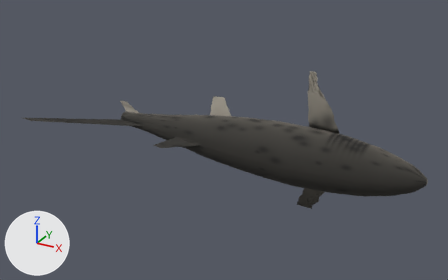
What one commit did to the glTF model prototypes/04-sevengill-rig/demo/sevengill_rigged.glb.
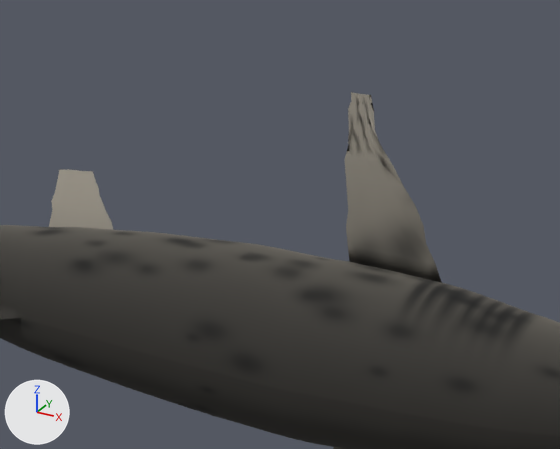
Each version is shown whole from a 50 mm camera at (0.594, -1.246, 0.62) aimed at (-0.079, -0.022, 0.008), then close up on the part from 43% to 85% of the width and 14% to 67% of the height. Every picture has the same lights, and +X, +Y and +Z are marked at lower left. The older version's two pictures come first. Vertices at exactly the same position are counted once.

The first close-up shows 'sevengill_mesh'.
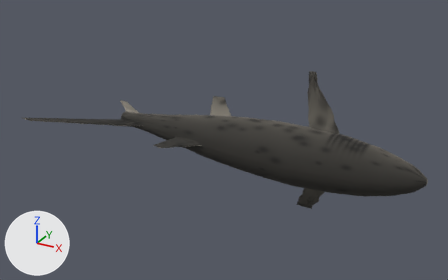
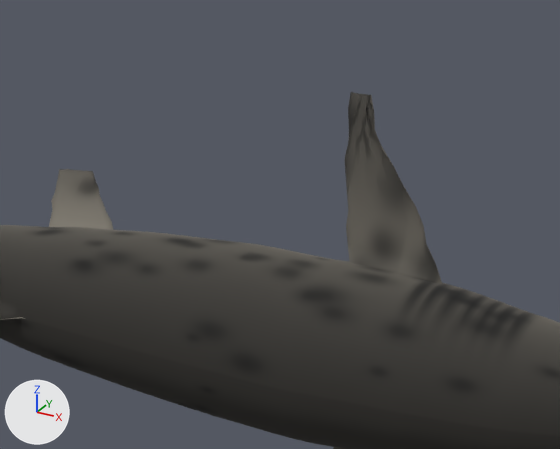
Location of each change, [x1, y1, x2, y2] in pixels of the close-ups (560 x 449 px):
part 1 of me_sevengill, built on: [0, 169, 113, 339] in both
part 2 of me_sevengill, built on: before [334, 94, 448, 449]; after [333, 92, 448, 449]
part 3 of me_sevengill, surface changed: before [59, 171, 98, 228]; after [58, 202, 76, 218]

What the commit changed:
me_sevengill is used by ob_sevengill_mesh; location (0.0, 0.0, 0.0).
me_sevengill had 6178 vertices, 12202 faces and spanned x -0.603..0.406, y -0.175..0.102, z -0.184..0.181.
me_sevengill now has 7062 vertices, 14120 faces and spans x -0.603..0.406, y -0.175..0.102, z -0.184..0.181.
me_sevengill part 1: 405 vertices moved within x -0.587..-0.1, y -0.174..0.095, z -0.065..0.064; 205 vertices removed from x -0.577..-0.095, y -0.174..0.095, z -0.065..0.064; 847 vertices added at x -0.603..-0.093, y -0.175..0.102, z -0.07..0.069.
me_sevengill part 2: 156 vertices moved from x 0.106..0.195, y 0.01..0.079, z -0.172..0.17 to x 0.106..0.195, y 0.008..0.08, z -0.172..0.17; 77 vertices removed from x 0.102..0.194, y 0.029..0.085, z -0.184..0.169; 319 vertices added at x 0.077..0.195, y 0.025..0.085, z -0.184..0.181.
me_sevengill part 3: 273 kept faces spanning x -0.585..0.177, y -0.164..0.101, z -0.098..0.068 get new texture (UV) coordinates.
